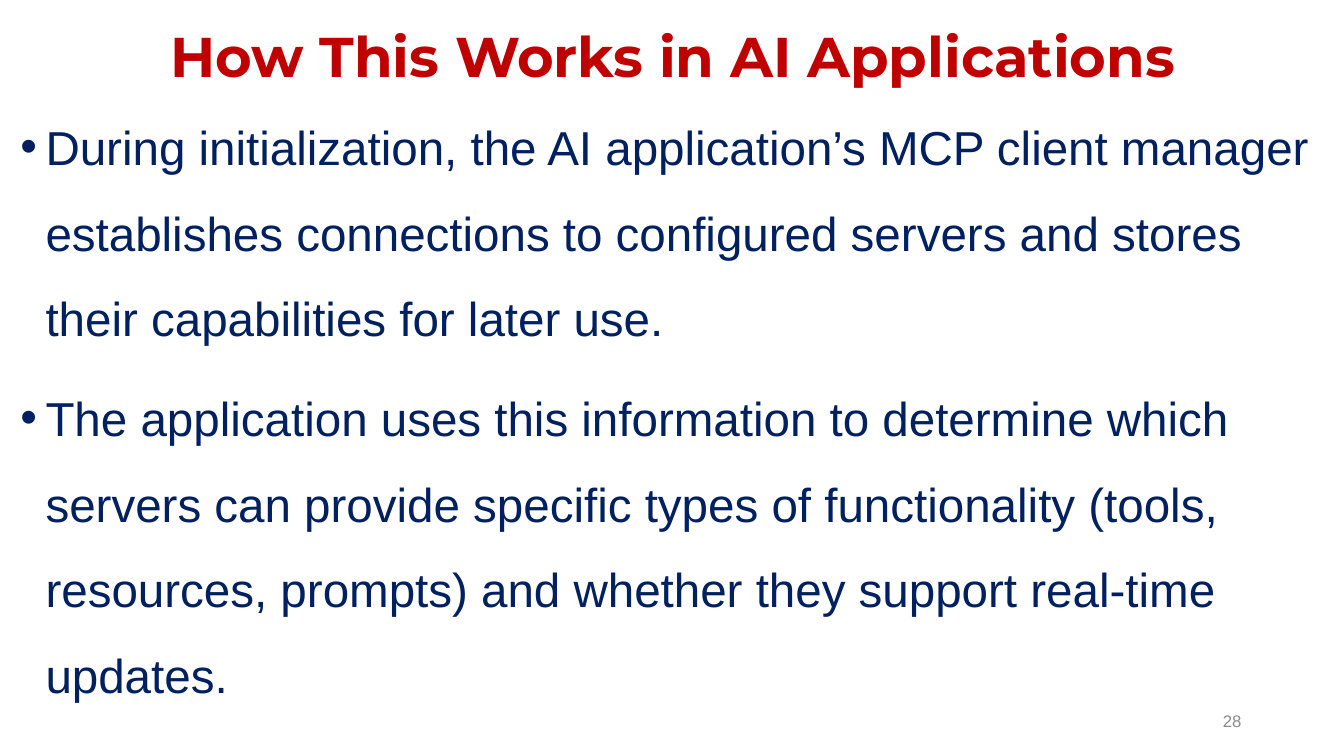
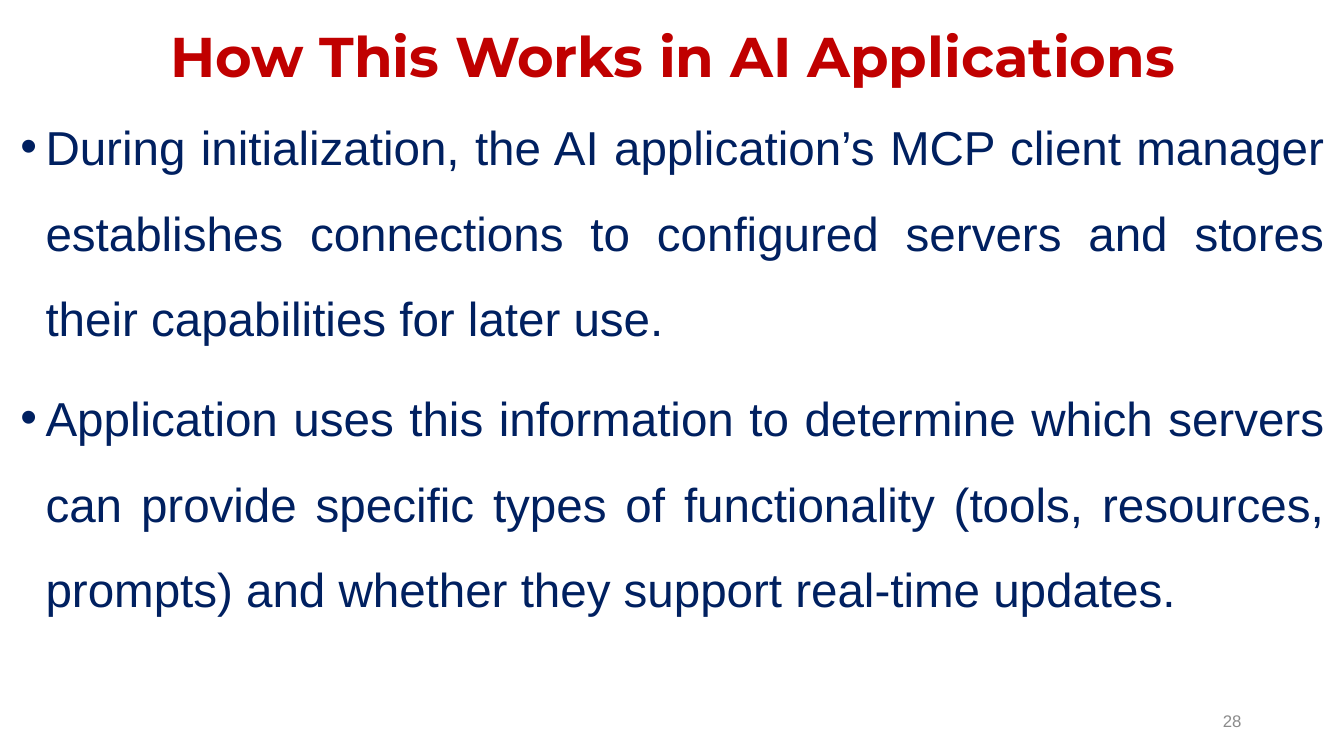
Before and after one commit to janakimeena/Building-Agents-with-MCP, a slide deck: slide 28 of MCP Architecture.pptx. Drawn at 1344x756 pixels with LibreOffice and Linux fonts; fonts in the diff are those of the drawing. Boxes give left, top, right and bottom in pixels: in the first picture for what was removed or moved away, otherwise in the second. Text is boxed around its words. In the diff, an @@ line names an element or a change of style, - is before the commit and + after.

```diff
--- a/MCP Architecture.pptx
+++ b/MCP Architecture.pptx
@@ text at (x1=46, y1=130, x2=1324, y2=346): alignment left to justified @@
@@ text at (x1=46, y1=401, x2=1324, y2=617): text changed @@
-• The application uses this information to determine which servers can provide specific types of functionality (tools, resources, prompts) and whether they support real-time updates.
+• Application uses this information to determine which servers can provide specific types of functionality (tools, resources, prompts) and whether they support real-time updates.
```
Also in this commit, not shown: 21 other slides changed, 1 slide removed, 5 other files.
